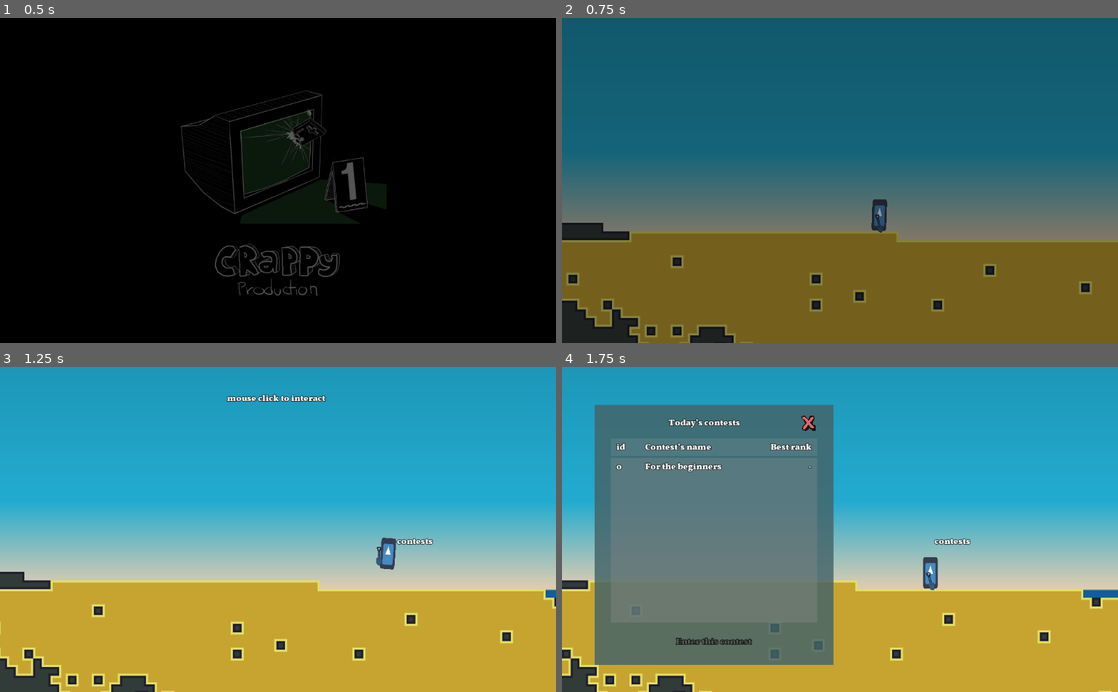
Above: before the commit, frames 1-4 (two rows, left to right).
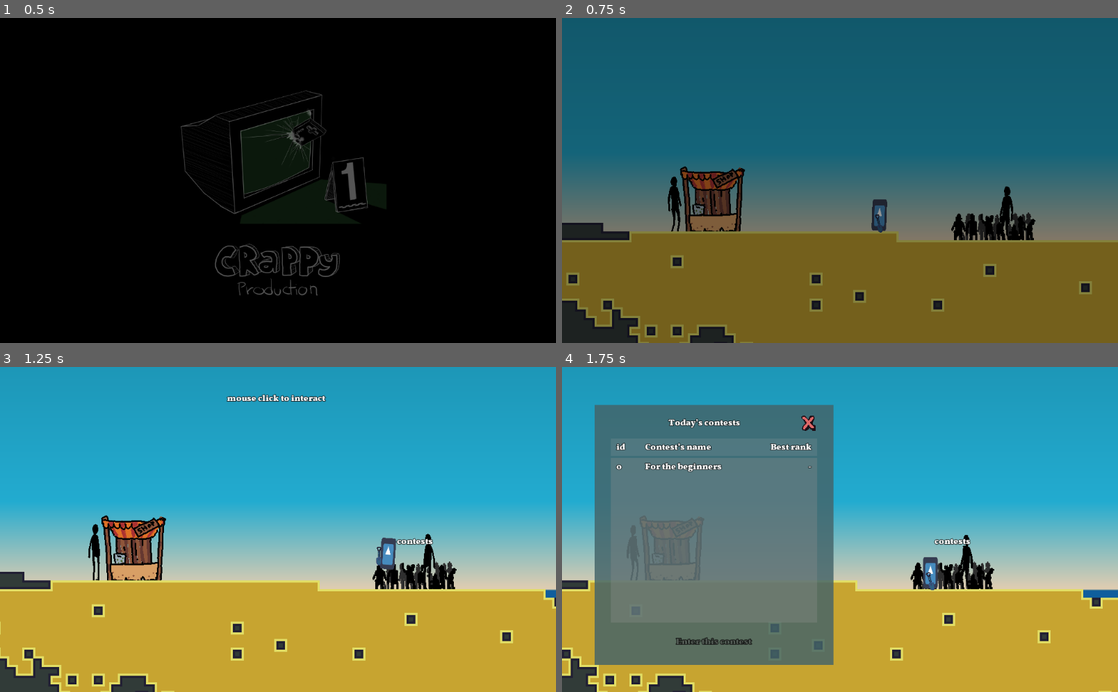
Above: after the commit, the same moments.

Repository: Eptwalabha/ld48
Game: Godot game, scene res://scenes/splash-screen/SplashScreen.tscn
Two runs of this game, one before a commit and one after it. Both use one fixed random seed, a clock stepped at 60 frames per second and the inputs below. The engine's default icon, where the game draws it, is replaced by a stand-in: a white triangle on a blue panel in a dark square.
Inputs (mouse positions are in pixels of both pictures, inside the frame that each line leads up to):
- Up to frame 1 (0.5 s): no input
- Up to frame 2 (0.75 s): tap Enter (ui_accept) at 0.5 s; move the mouse to (962, 164) at 0.52 s; hold Right (move_right) from 0.53 s (still down); tap E (action) at 0.6 s; click (962, 164) at 0.67 s
- Up to frame 3 (1.25 s): keep holding Right (move_right); tap Space (move_jump) at 0.77 s
- Up to frame 4 (1.75 s): release Right (move_right) at 1.25 s; drag from (728, 545) to (979, 562) at 1.27 s

Frame 1 is identical in both runs. In frame 2, 3.2% of the frame differs, in the area x 19-86%, y 45-69%; in frame 3, 3.1%; in frame 4, 1.0%.

Commit message:
add adults + shop

Diff:
--- a/scenes/game-autoload.gd
+++ b/scenes/game-autoload.gd
@@ -95,7 +95,6 @@
 	}
 }
 
-
 var contests = [
 	{ "duration": 0.5,	"price": [50, 30, 10],	"results": [4, 8],		"podium": -1,	"best": 0 },
 	{ "duration": 1.0,	"price": [80, 50, 20],	"results": [10, 14],		"podium": -1,	"best": 0 },
--- /dev/null
+++ b/scenes/levels/prop/Adulte.tscn
@@ -0,0 +1,28 @@
+[gd_scene load_steps=6 format=2]
+
+[ext_resource path="res://assets/images/adult.png" type="Texture" id=1]
+
+[sub_resource type="AtlasTexture" id=1]
+atlas = ExtResource( 1 )
+region = Rect2( 0, 0, 32, 128 )
+
+[sub_resource type="AtlasTexture" id=2]
+atlas = ExtResource( 1 )
+region = Rect2( 32, 0, 32, 128 )
+
+[sub_resource type="AtlasTexture" id=3]
+atlas = ExtResource( 1 )
+region = Rect2( 64, 0, 32, 128 )
+
+[sub_resource type="SpriteFrames" id=4]
+animations = [ {
+"frames": [ SubResource( 1 ), SubResource( 2 ), SubResource( 3 ) ],
+"loop": true,
+"name": "default",
+"speed": 2.0
+} ]
+
+[node name="Adulte" type="AnimatedSprite"]
+frames = SubResource( 4 )
+frame = 1
+playing = true
--- a/scenes/levels/triggers/Contest.tscn
+++ b/scenes/levels/triggers/Contest.tscn
@@ -1,6 +1,8 @@
-[gd_scene load_steps=3 format=2]
+[gd_scene load_steps=5 format=2]
 
 [ext_resource path="res://scenes/levels/triggers/MapTrigger.tscn" type="PackedScene" id=1]
+[ext_resource path="res://scenes/levels/prop/Adulte.tscn" type="PackedScene" id=2]
+[ext_resource path="res://assets/images/items.png" type="Texture" id=3]
 
 [sub_resource type="RectangleShape2D" id=1]
 extents = Vector2( 64.5181, 61.9812 )
@@ -12,3 +14,21 @@
 [node name="CollisionShape2D" type="CollisionShape2D" parent="Area2D" index="0"]
 position = Vector2( 0, -57.1808 )
 shape = SubResource( 1 )
+
+[node name="Sprite" parent="." index="1"]
+position = Vector2( 0.707108, -26.8701 )
+scale = Vector2( 1.43132, 1.36472 )
+texture = ExtResource( 3 )
+region_enabled = true
+region_rect = Rect2( 221, 187, 110, 46 )
+
+[node name="Adulte" parent="Sprite" index="0" instance=ExtResource( 2 )]
+position = Vector2( 17.7849, -23.3159 )
+scale = Vector2( 0.698655, 0.732749 )
+frame = 2
+flip_h = true
+
+[node name="Sprite" type="Sprite" parent="Sprite" index="1"]
+texture = ExtResource( 3 )
+region_enabled = true
+region_rect = Rect2( 219, 135, 122, 47 )
--- a/scenes/levels/triggers/Shop.tscn
+++ b/scenes/levels/triggers/Shop.tscn
@@ -1,6 +1,8 @@
-[gd_scene load_steps=3 format=2]
+[gd_scene load_steps=5 format=2]
 
 [ext_resource path="res://scenes/levels/triggers/MapTrigger.tscn" type="PackedScene" id=1]
+[ext_resource path="res://assets/images/items.png" type="Texture" id=2]
+[ext_resource path="res://scenes/levels/prop/Adulte.tscn" type="PackedScene" id=3]
 
 [sub_resource type="RectangleShape2D" id=1]
 extents = Vector2( 66.1999, 54.4132 )
@@ -12,3 +14,19 @@
 [node name="CollisionShape2D" type="CollisionShape2D" parent="Area2D" index="0"]
 position = Vector2( 0, -49.6128 )
 shape = SubResource( 1 )
+
+[node name="Sprite" parent="." index="1"]
+position = Vector2( 0, -50.4537 )
+texture = ExtResource( 2 )
+region_enabled = true
+region_rect = Rect2( 19.4341, 210.684, 79.7784, 63.1579 )
+
+[node name="Front" type="Sprite" parent="Sprite" index="0"]
+position = Vector2( -4.20447, -4.20447 )
+texture = ExtResource( 2 )
+region_enabled = true
+region_rect = Rect2( 1, 67, 128, 138 )
+
+[node name="Adulte" parent="." index="2" instance=ExtResource( 3 )]
+position = Vector2( -73.1578, -54.6581 )
+frame = 2
Binary file added: assets/images/adult.png
Not shown, added: assets/images/adult.png.import
Binary file changed: assets/images/items.png
